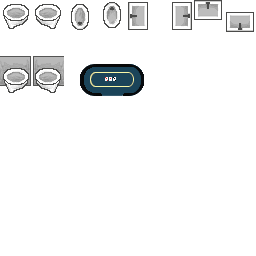
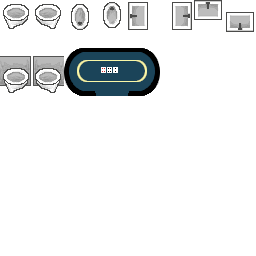
Layered file, before and after one edit (256 x 256). Changes by layer:
painted on "poker" over [64, 48, 160, 96]
